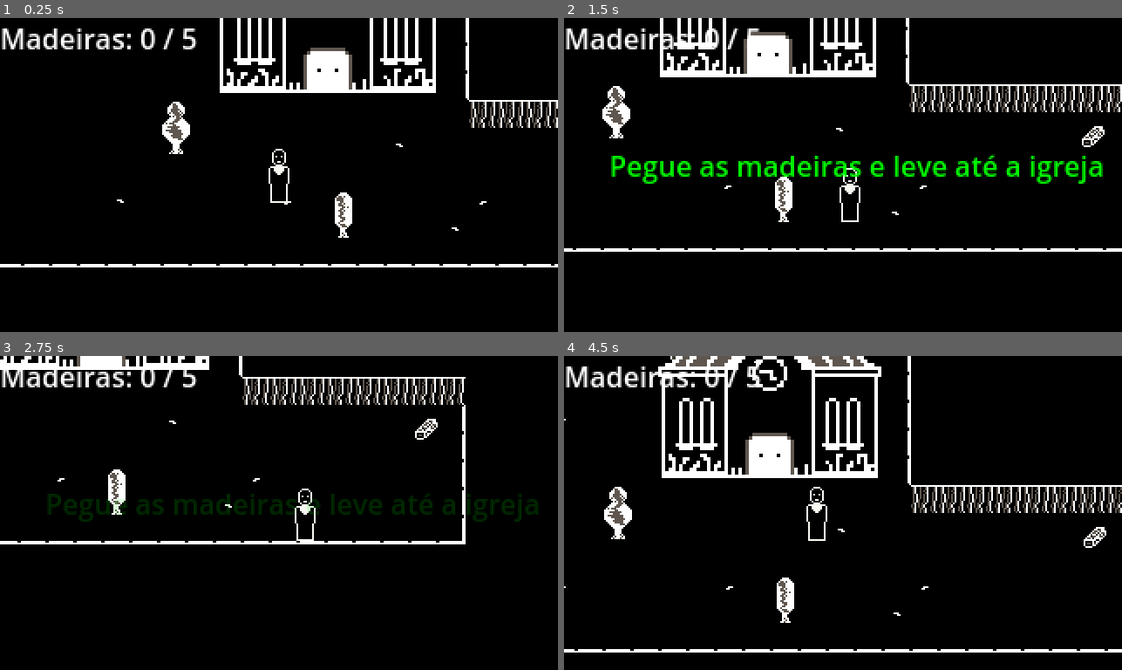
Above: before the commit, frames 1-4 (two rows, left to right).
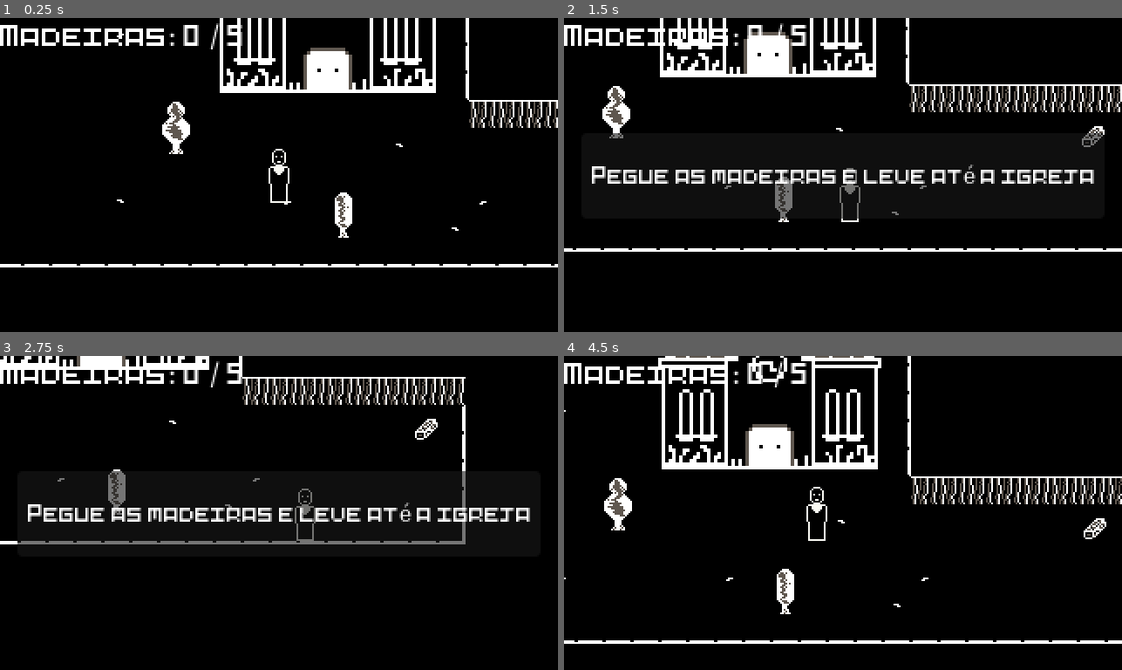
Above: after the commit, the same moments.

Repository: Muniexe/Paudoce
Game: Godot game, scene res://fases/fase_1.tscn
Same seed, same stepped clock (60 frames per second), same inputs: the game is played once before the commit and once after it. The project has no main scene, so this scene is started directly.
Inputs:
- Up to frame 1 (0.25 s): no input
- Up to frame 2 (1.5 s): hold D (move_right) 0.53-1.28 s; tap E (interact) at 0.6, 1.35 s; hold S (move_down) from 1.28 s (still down)
- Up to frame 3 (2.75 s): release S (move_down) at 2.03 s; hold D (move_right) from 2.03 s (still down); tap E (interact) at 2.1 s
- Up to frame 4 (4.5 s): release D (move_right) at 2.78 s; hold W (move_up) 2.78-3.53 s; tap E (interact) at 2.85, 3.6, 4.35 s; hold A (move_left) from 3.53 s (still down)

The runs differ from the first frame. In frame 1, 1.7% of the frame differs, in the area x 0-44%, y 1-10%; in frame 2, 6.3%; in frame 3, 5.8%; in frame 4, 11%, in the area x 0-100%, y 0-95%.

Commit message:
Hud bom, nova fonte, novos tiles e sexo

Diff:
--- a/fases/interior_da_igreja.tscn
+++ b/fases/interior_da_igreja.tscn
@@ -1,8 +1,3 @@
-[gd_scene load_steps=2 format=3 uid="uid://cbaxyjqdbv55q"]
-
-[ext_resource type="PackedScene" uid="uid://bn1qq5375flo6" path="res://objetos/padre.tscn" id="1_lq1ml"]
+[gd_scene format=3 uid="uid://cbaxyjqdbv55q"]
 
 [node name="Interior da igreja" type="Node2D"]
-
-[node name="player" parent="." instance=ExtResource("1_lq1ml")]
-position = Vector2(158, 88)
--- a/objetos/hud.tscn
+++ b/objetos/hud.tscn
@@ -1,6 +1,7 @@
-[gd_scene load_steps=2 format=3 uid="uid://cs4cuvutl42qc"]
+[gd_scene load_steps=3 format=3 uid="uid://cs4cuvutl42qc"]
 
 [ext_resource type="Script" uid="uid://docxuvg6omwhp" path="res://scripts/hud.gd" id="1_vkp2k"]
+[ext_resource type="FontFile" uid="uid://biy3xd7ico6ww" path="res://font/pixelart.ttf" id="2_4y2pn"]
 
 [node name="HUD" type="CanvasLayer"]
 script = ExtResource("1_vkp2k")
@@ -8,16 +9,38 @@
 [node name="Labelwood" type="Label" parent="."]
 offset_right = 114.0
 offset_bottom = 23.0
+theme_override_fonts/font = ExtResource("2_4y2pn")
 text = "Madeiras: 0 / 5"
 vertical_alignment = 1
 
-[node name="TutorialLabel" type="Label" parent="."]
-modulate = Color(1, 1, 1, 0)
-self_modulate = Color(0, 1, 0, 1)
-offset_left = 26.0
-offset_top = 60.0
-offset_right = 295.0
-offset_bottom = 109.0
+[node name="TutorialPanel" type="Panel" parent="."]
+anchors_preset = 8
+anchor_left = 0.5
+anchor_top = 0.5
+anchor_right = 0.5
+anchor_bottom = 0.5
+offset_left = -150.0
+offset_top = -24.5
+offset_right = 150.0
+offset_bottom = 24.5
+grow_horizontal = 2
+grow_vertical = 2
+
+[node name="TutorialLabel" type="Label" parent="TutorialPanel"]
+layout_mode = 1
+anchors_preset = 8
+anchor_left = 0.5
+anchor_top = 0.5
+anchor_right = 0.5
+anchor_bottom = 0.5
+offset_left = -134.0
+offset_top = -24.0
+offset_right = 135.0
+offset_bottom = 25.0
+grow_horizontal = 2
+grow_vertical = 2
+theme_override_fonts/font = ExtResource("2_4y2pn")
+theme_override_font_sizes/font_size = 12
 text = "Pegue a madeira e leve até a igreja
 "
 horizontal_alignment = 1
--- /dev/null
+++ b/objetos/igrejainterior.tscn
@@ -0,0 +1,61 @@
+[gd_scene load_steps=8 format=3 uid="uid://bebl7y4jhj3gh"]
+
+[ext_resource type="Texture2D" uid="uid://m1v8qysmid36" path="res://tiles/interior da igreja.png" id="1_dxvb2"]
+[ext_resource type="Texture2D" uid="uid://15mslomb0314" path="res://tiles/velas.png" id="2_r71vr"]
+[ext_resource type="Texture2D" uid="uid://b2wqrdki0dq46" path="res://tiles/parede da casa.png" id="3_ks1wc"]
+
+[sub_resource type="TileSetAtlasSource" id="TileSetAtlasSource_hjtu5"]
+texture = ExtResource("1_dxvb2")
+0:0/0 = 0
+0:0/0/physics_layer_0/polygon_0/points = PackedVector2Array(-8, -8, -8, -3.3273869, 8, -3.6871042, 8, -8)
+1:0/0 = 0
+1:0/0/physics_layer_0/polygon_0/points = PackedVector2Array(-8, -8, -8, -2.9676695, 8, -3.1475277, 8, -8)
+2:0/0 = 0
+2:0/0/physics_layer_0/polygon_0/points = PackedVector2Array(-8, -8, -8, -3.507245, 8, -2.9676695, 8, -8)
+3:0/0 = 0
+3:0/0/physics_layer_0/polygon_0/points = PackedVector2Array(-8, -8, -8, -3.8669624, 8, -3.8669624, 8, -8)
+0:1/0 = 0
+2:1/0 = 0
+3:1/0 = 0
+1:1/0 = 0
+3:2/0 = 0
+3:3/0 = 0
+3:3/0/physics_layer_0/polygon_0/points = PackedVector2Array(-3.6871042, -6.0252676, -10.162018, 11.780746, 8, 8, 3.507245, -5.845409)
+0:2/0 = 0
+1:2/0 = 0
+
+[sub_resource type="TileSetAtlasSource" id="TileSetAtlasSource_h2p6f"]
+texture = ExtResource("2_r71vr")
+0:0/animation_columns = 3
+0:0/animation_frame_0/duration = 1.0
+0:0/animation_frame_1/duration = 1.0
+0:0/animation_frame_2/duration = 1.0
+0:0/0 = 0
+0:1/animation_columns = 3
+0:1/animation_frame_0/duration = 1.0
+0:1/animation_frame_1/duration = 1.0
+0:1/animation_frame_2/duration = 1.0
+0:1/0 = 0
+
+[sub_resource type="TileSetAtlasSource" id="TileSetAtlasSource_wmyni"]
+texture = ExtResource("3_ks1wc")
+1:1/0 = 0
+0:3/0 = 0
+0:3/0/physics_layer_0/polygon_0/points = PackedVector2Array(-8, -8, -6.2051263, -5.845409, -6.2051263, 5.485691, 6.384984, 6.0252666, 8, 8, -8, 8)
+3:3/0 = 0
+3:3/0/physics_layer_0/polygon_0/points = PackedVector2Array(-8, 8, -8, 6.0252666, 5.8454084, 6.205126, 6.384984, -8, 8, -8, 8, 8)
+3:1/0 = 0
+3:1/0/physics_layer_0/polygon_0/points = PackedVector2Array(-8, -8, -8, 8, -6.0252676, 0.62950516)
+1:2/0 = 0
+1:2/0/physics_layer_0/polygon_0/points = PackedVector2Array(8, -8, 6.0252676, -0.44964695, 8, 8)
+0:2/0 = 0
+0:2/0/physics_layer_0/polygon_0/points = PackedVector2Array(-8, 8, 0.08992958, 5.66555, 8, 8)
+
+[sub_resource type="TileSet" id="TileSet_riywe"]
+physics_layer_0/collision_layer = 1
+sources/0 = SubResource("TileSetAtlasSource_hjtu5")
+sources/1 = SubResource("TileSetAtlasSource_h2p6f")
+sources/2 = SubResource("TileSetAtlasSource_wmyni")
+
+[node name="TileMapLayer" type="TileMapLayer"]
+tile_set = SubResource("TileSet_riywe")
--- a/objetos/padre.tscn
+++ b/objetos/padre.tscn
@@ -25,7 +25,7 @@
 }]
 
 [sub_resource type="RectangleShape2D" id="RectangleShape2D_pgdeo"]
-size = Vector2(12, 26)
+size = Vector2(12, 31)
 
 [node name="player" type="CharacterBody2D" groups=["player"]]
 collision_layer = 3
@@ -46,7 +46,7 @@
 frame_progress = 0.261518
 
 [node name="CollisionShape2D" type="CollisionShape2D" parent="."]
-position = Vector2(0, 3)
+position = Vector2(0, 0.5)
 shape = SubResource("RectangleShape2D_pgdeo")
 
 [node name="Camera2D" type="Camera2D" parent="."]
--- a/scripts/hud.gd
+++ b/scripts/hud.gd
@@ -1,21 +1,19 @@
 extends CanvasLayer
 
 @onready var wood_label: Label = $Labelwood
-@onready var tutorial_label: Label = $TutorialLabel
+@onready var tutorial_panel: Panel = $TutorialPanel
+@onready var tutorial_label: Label = $TutorialPanel/TutorialLabel
 
 var tutorial_tween: Tween
 
-
 func _ready():
-	# Registra o HUD no GameManager
 	GameManager.hud = self
 
-	# Estado inicial
-	tutorial_label.visible = false
-	tutorial_label.modulate.a = 0.0
+	tutorial_panel.visible = false
+	tutorial_panel.modulate.a = 0.0
 
 	update_wood_label()
-	# 👇 TEXTO INICIAL
+
 	await get_tree().create_timer(0.5).timeout
 	show_tutorial("Pegue as madeiras e leve até a igreja")
 
@@ -33,44 +31,41 @@
 		GameManager.max_wood
 	]
 
-	if GameManager.wood_delivered >= GameManager.max_wood:
-		wood_label.visible = false
-	else:
-		wood_label.visible = true
+	wood_label.visible = GameManager.wood_delivered < GameManager.max_wood
 
 
 # ===============================
-# TEXTO DE OBJETIVO (TUTORIAL)
+# TUTORIAL BOX
 # ===============================
 func show_tutorial(text: String):
 	if tutorial_tween:
 		tutorial_tween.kill()
 
 	tutorial_label.text = text
-	tutorial_label.visible = true
-	tutorial_label.modulate.a = 0.0
+	tutorial_panel.visible = true
+	tutorial_panel.modulate.a = 0.0
 
 	tutorial_tween = create_tween()
 
 	# Fade in
 	tutorial_tween.tween_property(
-		tutorial_label,
+		tutorial_panel,
 		"modulate:a",
 		1.0,
-		0.2
+		0.25
 	)
 
-	# Espera um pouco na tela
-	tutorial_tween.tween_interval(1.8)
+	# Tempo na tela
+	tutorial_tween.tween_interval(2.0)
 
 	# Fade out
 	tutorial_tween.tween_property(
-		tutorial_label,
+		tutorial_panel,
 		"modulate:a",
 		0.0,
-		0.3
+		0.35
 	)
 
 	tutorial_tween.finished.connect(func():
-		tutorial_label.visible = false
+		tutorial_panel.visible = false
 	)
Binary file added: font/pixelart.ttf
Not shown, added: font/pixelart.ttf.import
